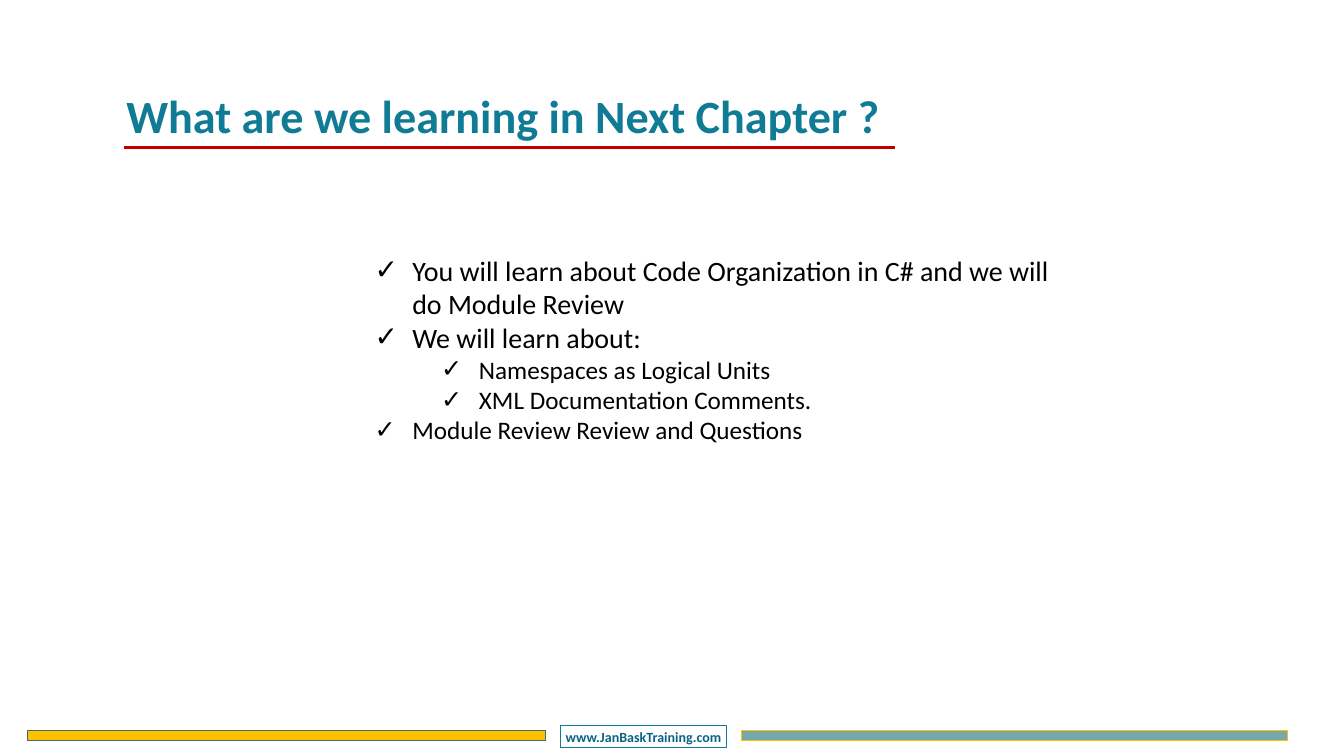
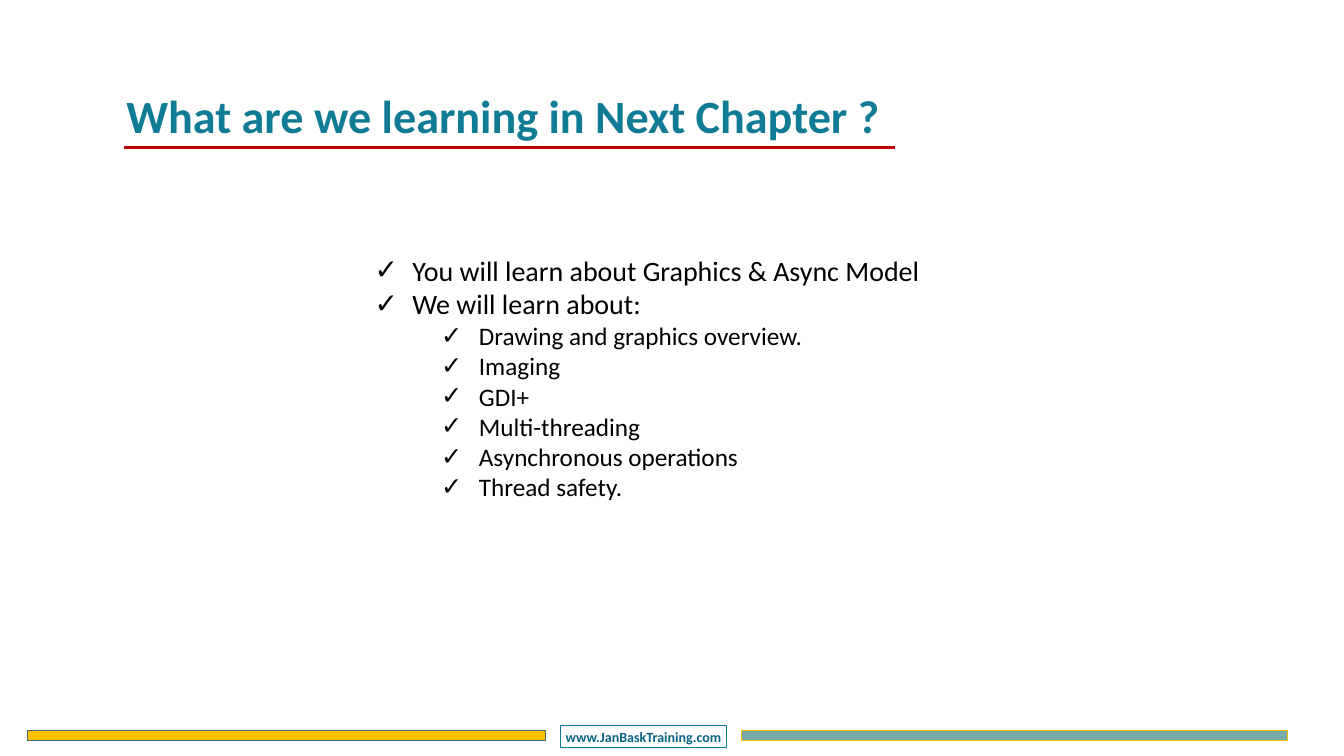
Before and after one commit to DotNetTraining/DotNetDesktop, a slide deck: slide 11 of slides/WFA/WFA - Chapter3.pptx (slide 14 before the commit). Drawn at 1344x756 pixels with LibreOffice and Linux fonts; fonts in the diff are those of the drawing; background and template pictures are left out. Boxes give left, top, right and bottom in pixels: in the first picture for what was removed or moved away, otherwise in the second. Text is boxed around its words. In the diff, an @@ line names an element or a change of style, - is before the commit and + after.

```diff
--- a/slides/WFA/WFA - Chapter3.pptx
+++ b/slides/WFA/WFA - Chapter3.pptx
@@ text at [412, 261, 919, 286]: text changed @@
-    ✓ You will learn about Code Organization in C# and we will do Module Review
+    ✓ You will learn about Graphics & Async Model
@@ text at [479, 327, 802, 500]: text changed @@
-      ✓ Namespaces as Logical Units
-      ✓ XML Documentation Comments.
-    ✓ Module Review Review and Questions
+      ✓ Drawing and graphics overview.
+      ✓ Imaging
+      ✓ GDI+
+      ✓ Multi-threading
+      ✓ Asynchronous operations
+      ✓ Thread safety.
```
Also in this commit, not shown: 2 other slides changed, 8 slides added, 11 slides removed, 2 other files.
